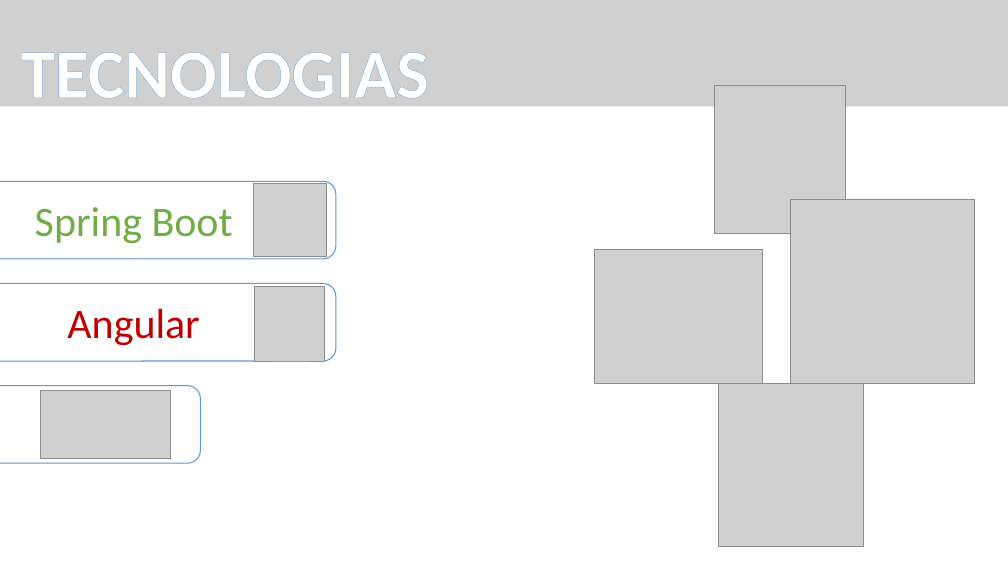
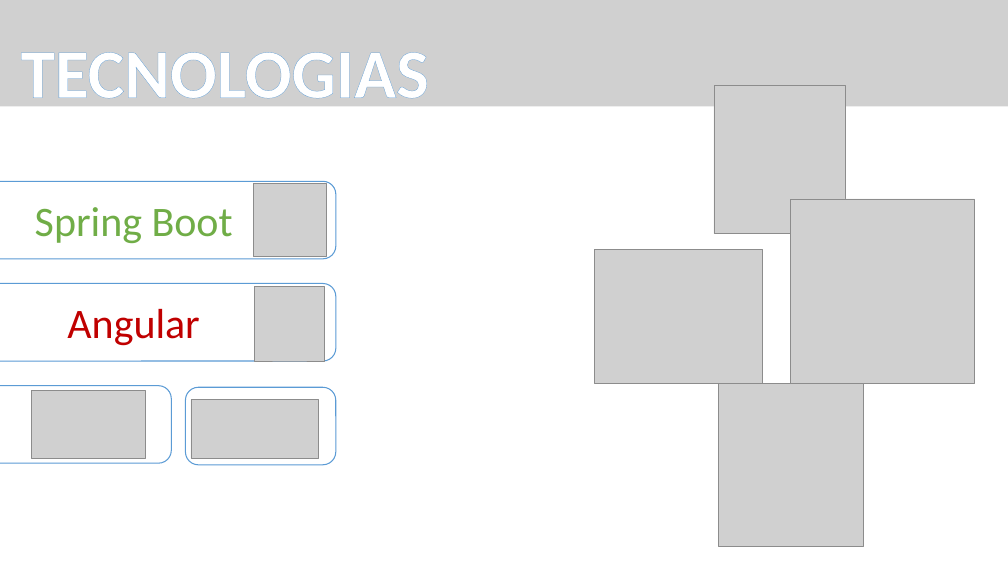
Before and after one commit to CBujeda/TFG-PROYECT-Nine_Image_Board, a slide deck: slide 6 of Documentation/presentación/NIB 0.1.1 - PRESENTATION .pptx (slide 4 before the commit). Drawn at 1008x567 pixels with LibreOffice and Linux fonts; fonts in the diff are those of the drawing; grey boxes stand for pictures. Boxes give left, top, right and bottom in pixels: in the first picture for what was removed or moved away, otherwise in the second. Text is boxed around its words. In the diff, an @@ line names an element or a change of style, - is before the commit and + after.

```diff
--- a/Documentation/presentación/NIB 0.1.1 - PRESENTATION .pptx
+++ b/Documentation/presentación/NIB 0.1.1 - PRESENTATION .pptx
@@ rounded rectangle: place and size @@
-rounded rectangle at box(0, 386, 200, 464)
+rounded rectangle at box(0, 386, 172, 464)
@@ rounded rectangle added at box(185, 387, 336, 465), fill #FFFFFF, outline #5B9BD5 1 pt @@
@@ picture: place and size @@
-picture at box(40, 391, 171, 458)
+picture at box(31, 391, 145, 458)
@@ picture added at box(191, 400, 319, 459) @@
```
Also in this commit, not shown: 2 other slides changed, 16 slides added.
